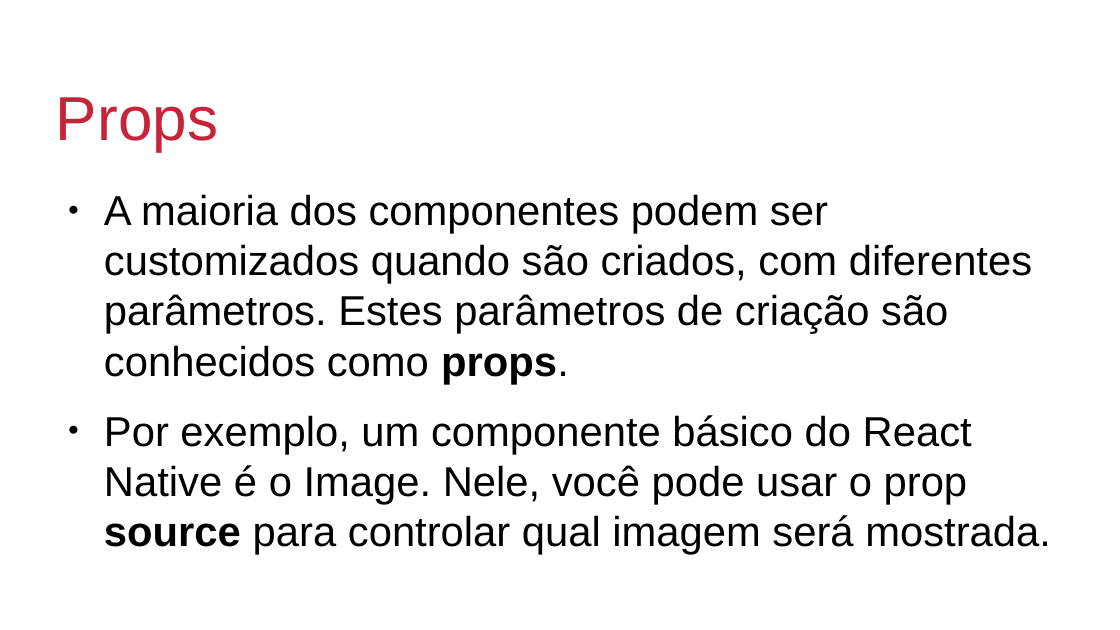
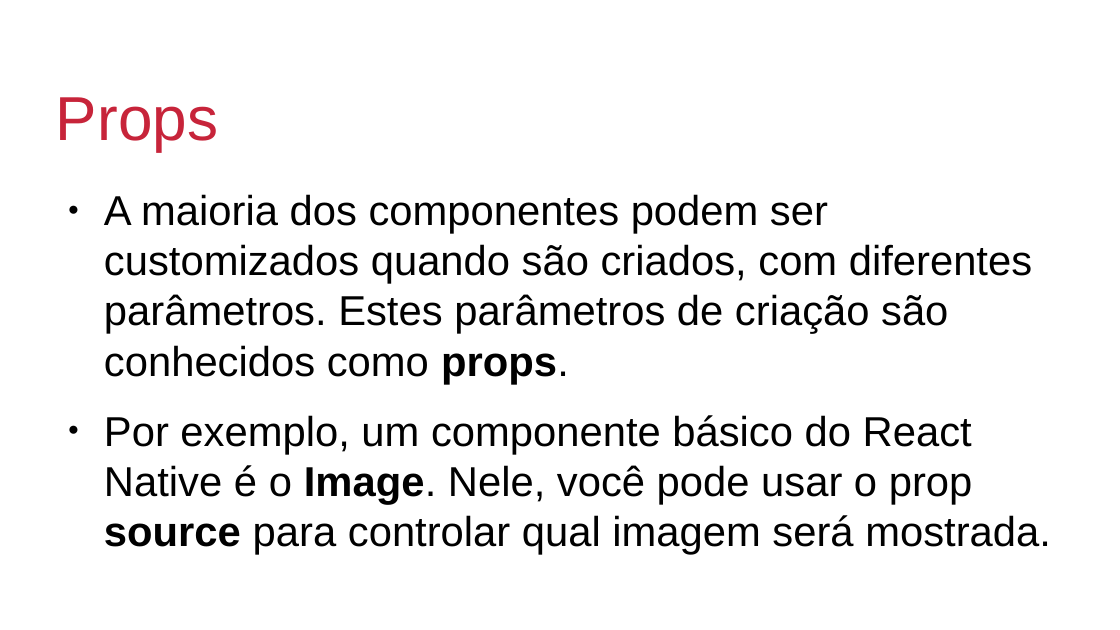
Before and after one commit to johnmagt/PIDM-2019_2, a slide deck: slide 22 of SLIDES/aula01.odp (slide 19 before the commit). Drawn at 1120x630 pixels with LibreOffice and Linux fonts; fonts in the diff are those of the drawing; background and template pictures are left out. Boxes give left, top, right and bottom in pixels: in the first picture for what was removed or moved away, otherwise in the second. Text is boxed around its words. In the diff, an @@ line names an element or a change of style, - is before the commit and + after.

```diff
--- a/SLIDES/aula01.odp
+++ b/SLIDES/aula01.odp
@@ text at <box>104,415,1051,555</box>: bold on in "Image." @@
```
Also in this commit, not shown: 7 other slides changed, 11 slides added, 1 slide removed, 1 other file.
